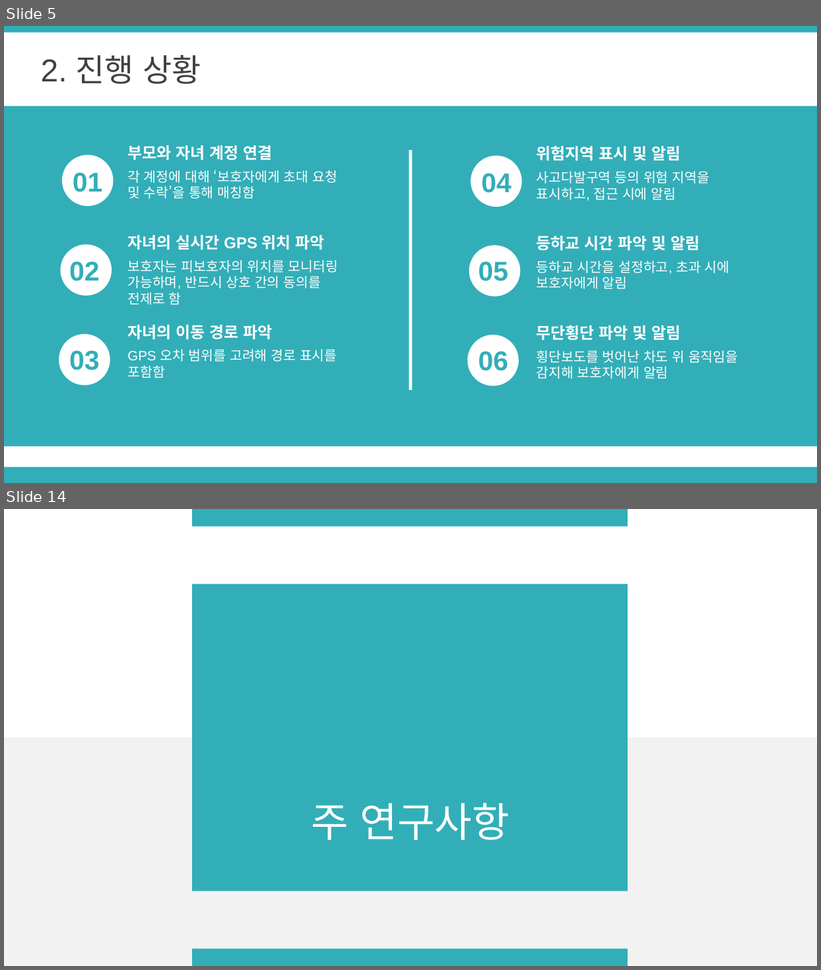
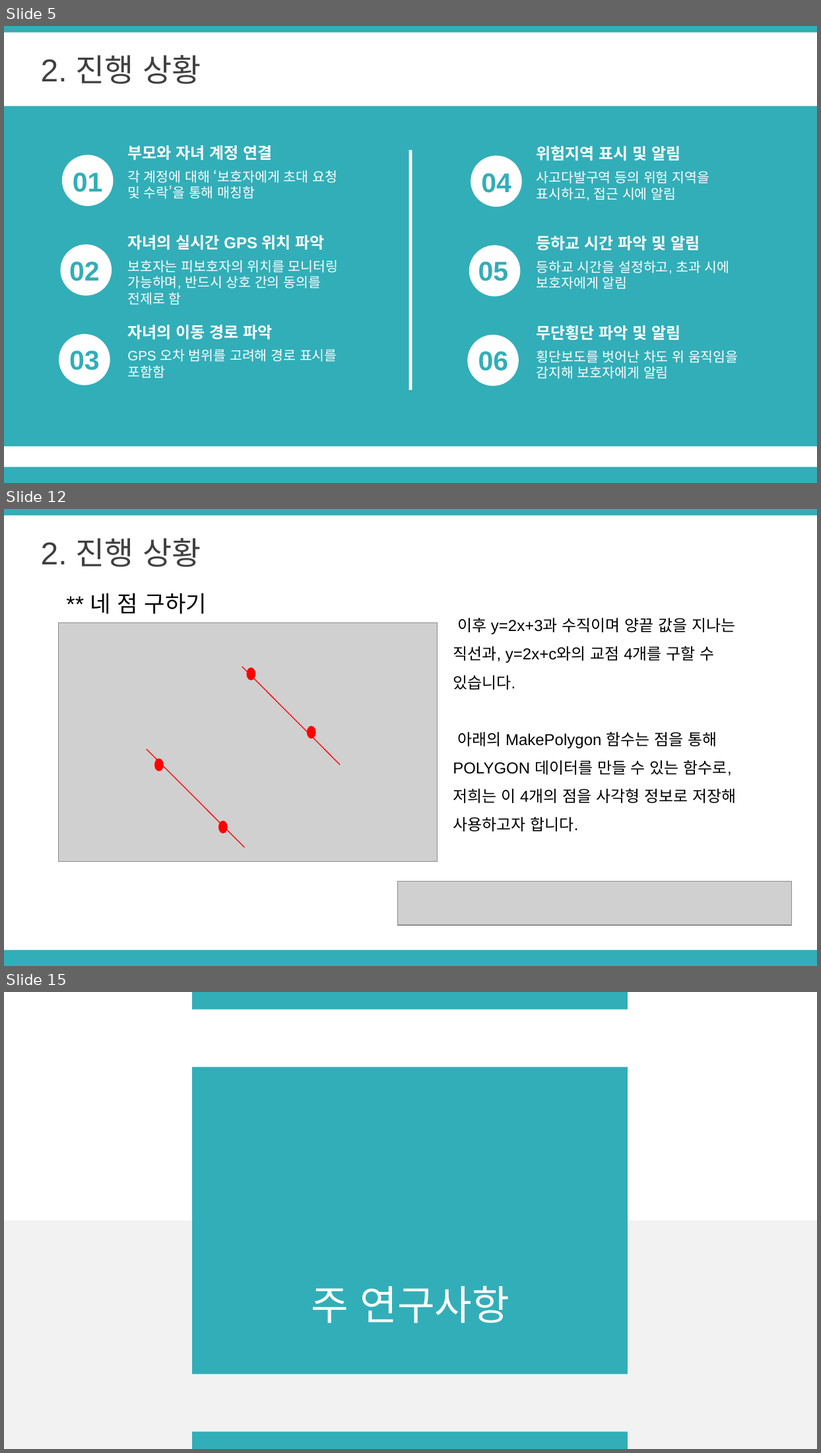
Before and after one commit to LimHyeji/Safety_Assistant, a slide deck: 8주차 중간발표 PPT(6조, 노란돌고래).pptx. Shown one above the other, each under a label of ours: slides 5 and 14 before the commit, slides 5, 12 and 15 after it; the slides between them are not shown. The pictures are 821x970 and 821x1453 pixels, drawn with LibreOffice and Linux fonts; fonts in the diff are those of the drawing; grey boxes stand for pictures; background and template pictures are left out. Boxes give left, top, right and bottom in pixels: in the first picture for what was removed or moved away, otherwise in the second. Text is boxed around its words. In the diff, an @@ line names an element or a change of style, - is before the commit and + after.

```diff
--- a/8주차 중간발표 PPT(6조, 노란돌고래).pptx
+++ b/8주차 중간발표 PPT(6조, 노란돌고래).pptx
@@ slide 12 added at (4,509,817,966), background #FFFFFF; not listed: 2 template elements that a slide beside it also shows @@
@@ text added at (41,538,201,567), 28 pt, text #404040 @@
+2. 진행 상황
@@ text added at (90,593,207,614), 20 pt, text #000000 @@
+** 네 점 구하기
@@ picture added at (59,623,438,862) @@
@@ text added at (453,618,736,832), 14 pt, text #000000 @@
+이후 y=2x+3과 수직이며 양끝 값을 지나는 직선과, y=2x+c와의 교점 4개를 구할 수 있습니다.
+아래의 MakePolygon 함수는 점을 통해 POLYGON 데이터를 만들 수 있는 함수로, 저희는 이 4개의 점을 사각형 정보로 저장해 사용하고자 합니다.
@@ line added from (242, 667) to (340, 765), #FF0000 0.75 pt @@
@@ ellipse added at (246,667,255,681), fill #FF0000 @@
@@ ellipse added at (306,726,316,739), fill #FF0000 @@
@@ line added from (147, 750) to (245, 848), #FF0000 0.75 pt @@
@@ ellipse added at (154,758,163,772), fill #FF0000 @@
@@ ellipse added at (218,821,228,834), fill #FF0000 @@
@@ picture added at (397,881,792,925) @@
@@ what was slide 14 is now slide 15 @@
```
Also in this commit, not shown: 10 slides changed.
